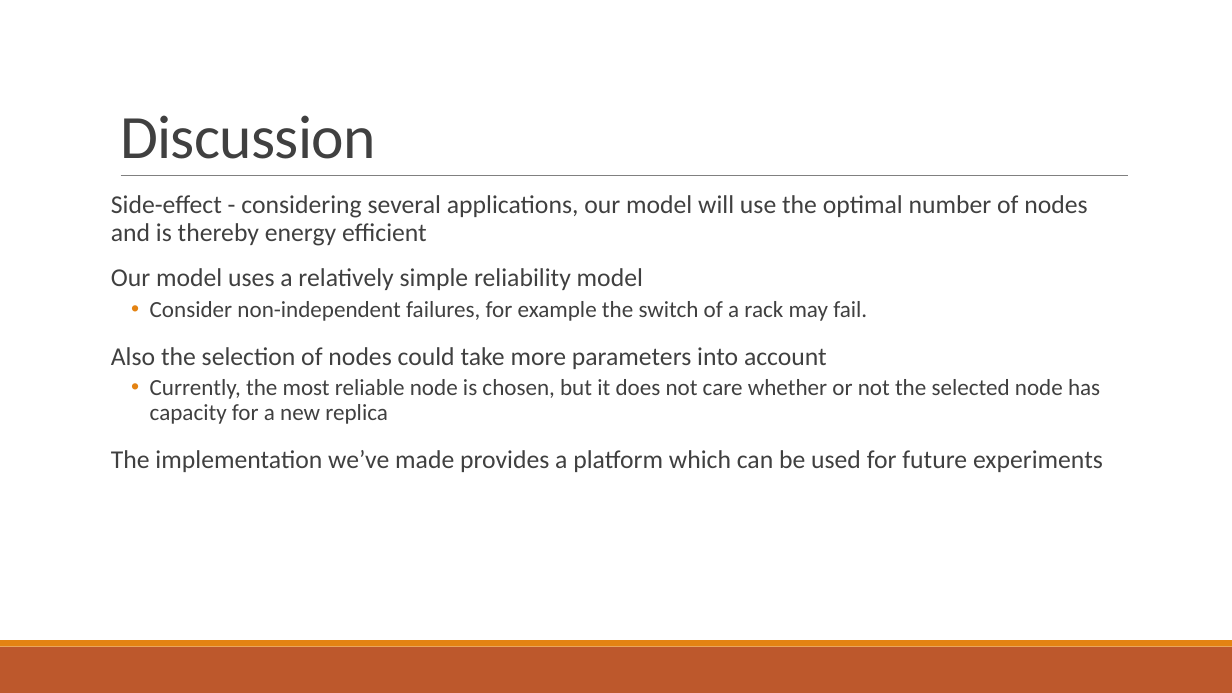
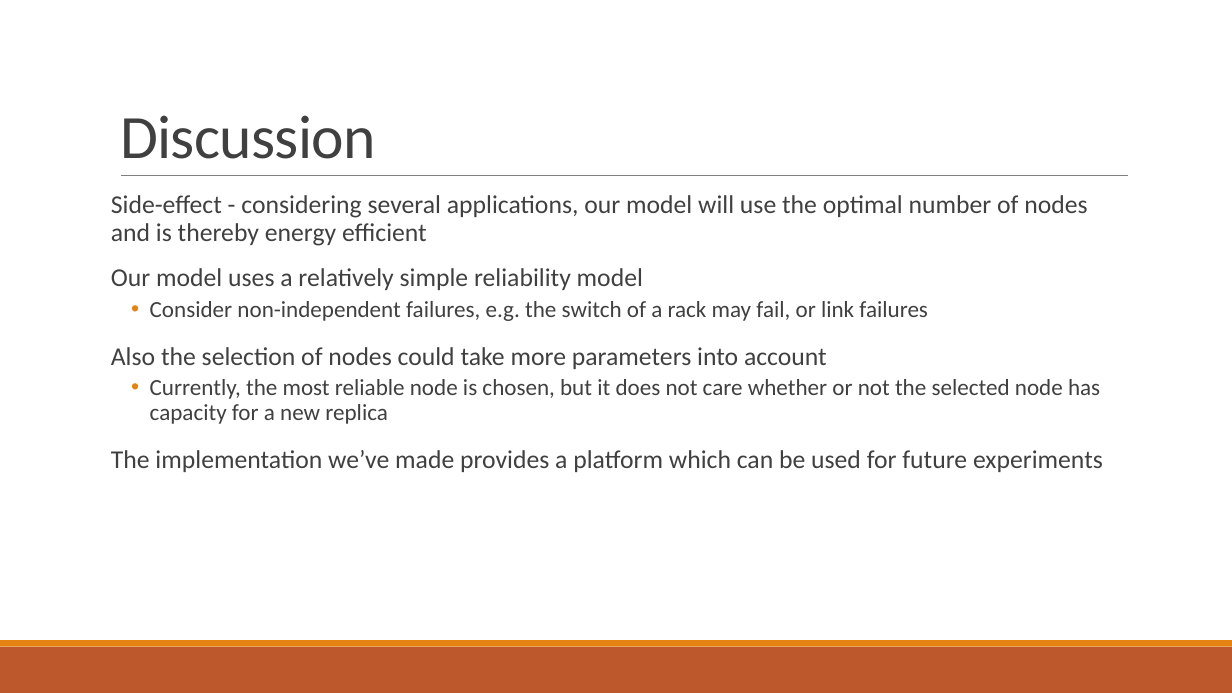
Before and after one commit to PStahl/master_thesis, a slide deck: slide 34 of presentation/presentation2.pptx. Drawn at 1232x693 pixels with LibreOffice and Linux fonts; fonts in the diff are those of the drawing. Boxes give left, top, right and bottom in pixels: in the first picture for what was removed or moved away, otherwise in the second. Text is boxed around its words. In the diff, an @@ line names an element or a change of style, - is before the commit and + after.

Commit message:
update presentation

```diff
--- a/presentation/presentation2.pptx
+++ b/presentation/presentation2.pptx
@@ text at (150, 301, 928, 321): text changed @@
-  • Consider non-independent failures, for example the switch of a rack may fail.
+  • Consider non-independent failures, e.g. the switch of a rack may fail, or link failures
```
